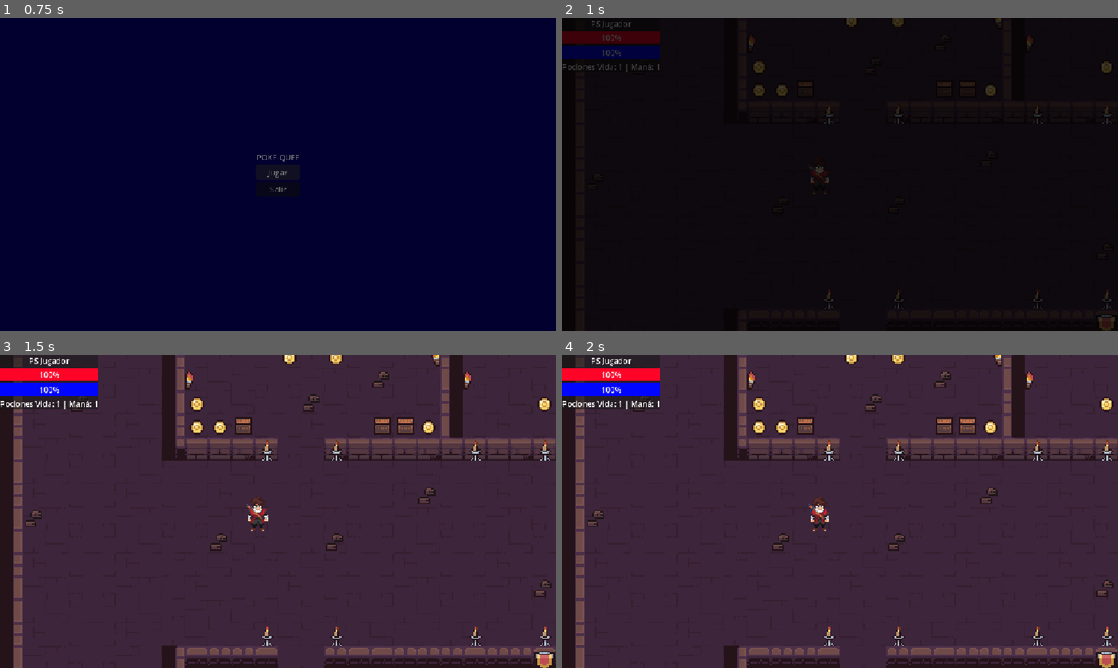
Above: before the commit, frames 1-4 (two rows, left to right).
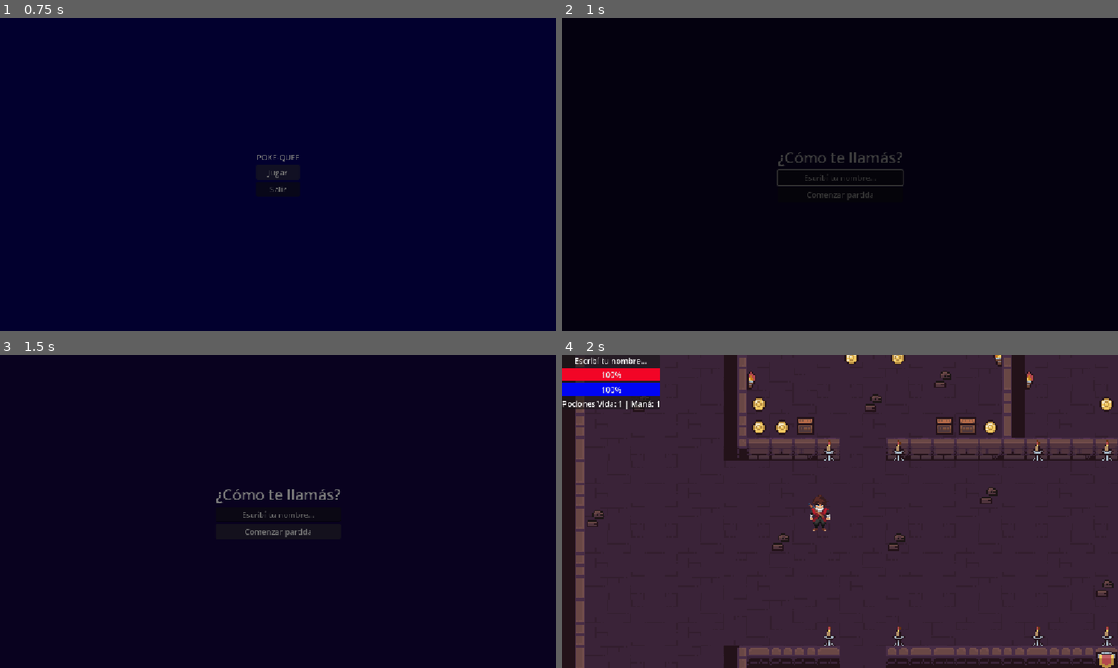
Above: after the commit, the same moments.

Repository: deffeu1/poke-que
Game: Godot game, scene res://escenas/MainMenu.tscn
Same seed, same stepped clock (60 frames per second), same inputs: the game is played once before the commit and once after it.
Inputs (mouse positions are in pixels of both pictures, inside the frame that each line leads up to):
- Up to frame 1 (0.75 s): click "Jugar" at 0.5 s
- Up to frame 2 (1 s): no input
- Up to frame 3 (1.5 s): click (278, 530) at 1.25 s, where only the run after the commit has a clickable "Comenzar partida"
- Up to frame 4 (2 s): no input

Frame 1 is identical in both runs. In frame 2, 3.3% of the frame differs, in the area x 0-100%, y 0-100%; in frame 3, 99%; in frame 4, 0.3%.

Commit message:
cosas detalles
despues sigo

Diff:
--- a/poke-quee/escenas/NameInput.tscn
+++ b/poke-quee/escenas/NameInput.tscn
@@ -1,4 +1,6 @@
 [gd_scene format=3 uid="uid://dk3x803n3ytbl"]
+
+[ext_resource type="Script" uid="uid://b82gamx620uqn" path="res://scripts/name_input.gd" id="1_nea13"]
 
 [node name="NameInput" type="Control" unique_id=2115304717]
 layout_mode = 3
@@ -7,3 +9,46 @@
 anchor_bottom = 1.0
 grow_horizontal = 2
 grow_vertical = 2
+script = ExtResource("1_nea13")
+
+[node name="ColorRect" type="ColorRect" parent="." unique_id=1970003798]
+layout_mode = 1
+anchors_preset = 15
+anchor_right = 1.0
+anchor_bottom = 1.0
+grow_horizontal = 2
+grow_vertical = 2
+color = Color(0.07693867, 0.018668618, 0.2565949, 1)
+
+[node name="VBoxContainer" type="VBoxContainer" parent="." unique_id=2099545968]
+layout_mode = 1
+anchors_preset = -1
+anchor_left = 0.388
+anchor_top = 0.439
+anchor_right = 0.61200005
+anchor_bottom = 0.56100005
+offset_left = -0.47601318
+offset_top = 0.02798462
+offset_right = 0.47595215
+offset_bottom = -0.028045654
+grow_horizontal = 2
+grow_vertical = 2
+
+[node name="Label" type="Label" parent="VBoxContainer" unique_id=406748453]
+layout_mode = 2
+theme_override_font_sizes/font_size = 31
+text = "¿Cómo te llamás?"
+horizontal_alignment = 1
+vertical_alignment = 1
+
+[node name="NameLineEdit" type="LineEdit" parent="VBoxContainer" unique_id=461227955]
+layout_mode = 2
+text = "Escribí tu nombre..."
+alignment = 1
+
+[node name="ConfirmButton" type="Button" parent="VBoxContainer" unique_id=1107397954]
+layout_mode = 2
+text = "Comenzar partida"
+
+[connection signal="text_submitted" from="VBoxContainer/NameLineEdit" to="." method="_on_name_line_edit_text_submitted"]
+[connection signal="pressed" from="VBoxContainer/ConfirmButton" to="." method="_on_confirm_button_pressed"]
--- a/poke-quee/escenas/world.tscn
+++ b/poke-quee/escenas/world.tscn
@@ -387,7 +387,6 @@
 position = Vector2(178, 739)
 
 [node name="HUD" type="CanvasLayer" parent="." unique_id=1951445157]
-visible = false
 
 [node name="PanelContainer" type="PanelContainer" parent="HUD" unique_id=1424944491]
 anchors_preset = -1
--- a/poke-quee/scripts/battle_scene.gd
+++ b/poke-quee/scripts/battle_scene.gd
@@ -19,6 +19,7 @@
 @onready var btn_bola_fuego: Button = $BottomBar/HBoxContainer/MenuPanel/AttacksMenu/BtnMove2
 @onready var btn_curar: Button = $BottomBar/HBoxContainer/MenuPanel/AttacksMenu/BtnMove3
 @onready var btn_mana: Button = $BottomBar/HBoxContainer/MenuPanel/AttacksMenu/BtnMana
+@onready var enemy_hud: Control = $EnemyHUD
 
 func _ready() -> void:
 	enemy_name_label.text = GameManager.current_enemy_name
@@ -58,6 +59,7 @@
 
 	if GameManager.is_boss_battle:
 		enemy_sprite.scale = Vector2(7.0, 7.0)
+		enemy_hud.position += Vector2(70.0, -20.0)
 	else:
 		enemy_sprite.scale = Vector2(4.0, 4.0)
 
@@ -79,7 +81,7 @@
 
 func turno_jugador() -> void:
 	state = State.PLAYER_TURN
-	dialog_label.text = "¿Qué vas a hacer?"
+	dialog_label.text = "¿Qué va a hacer " + GameManager.player_name + "?"
 	action_menu.visible = true
 	attacks_menu.visible = false
 
--- a/poke-quee/scripts/boss_enemy.gd
+++ b/poke-quee/scripts/boss_enemy.gd
@@ -77,8 +77,8 @@
 
 func mostrar_dialogo_revancha() -> void:
 	var lineas: Array[String] = [
-		boss_name + ": ¿Otra vez vos? Creí haberte aplastado la última vez... aunque esa energía que emanás es distinta.",
-		"Protagonista: Este poder es por el Guardián. ¡Hoy se termina todo!"
+		boss_name + ": ¿Otra vez vos, " + GameManager.player_name + "? Creí haberte aplastado la última vez... aunque esa energía que emanás es distinta.",
+		GameManager.player_name + ": Este poder es por el Guardián. ¡Hoy se termina todo!"
 	]
 
 	var capa := CanvasLayer.new()
--- a/poke-quee/scripts/main_menu.gd
+++ b/poke-quee/scripts/main_menu.gd
@@ -2,7 +2,7 @@
 
 func _on_btn_jugar_pressed() -> void:
 	GameManager.reset_game()
-	SceneTransition.cambiar_escena("res://escenas/world.tscn")
+	SceneTransition.cambiar_escena("res://escenas/NameInput.tscn")
 
 func _on_btn_salir_pressed() -> void:
 	get_tree().quit()
--- /dev/null
+++ b/poke-quee/scripts/name_input.gd
@@ -0,0 +1,20 @@
+extends Control
+
+@onready var name_input: LineEdit = $VBoxContainer/NameLineEdit
+
+func _ready() -> void:
+	name_input.grab_focus()
+
+func confirmar_nombre() -> void:
+	var texto_limpio := name_input.text.strip_edges()
+	if texto_limpio == "":
+		GameManager.player_name = "Héroe"
+	else:
+		GameManager.player_name = texto_limpio
+	SceneTransition.cambiar_escena("res://escenas/world.tscn")
+
+func _on_confirm_button_pressed() -> void:
+	confirmar_nombre()
+
+func _on_name_line_edit_text_submitted(_new_text: String) -> void:
+	confirmar_nombre()
--- a/poke-quee/scripts/npc_guardian.gd
+++ b/poke-quee/scripts/npc_guardian.gd
@@ -87,9 +87,9 @@
 	dialogue_box.visible = true
 
 	if GameManager.guardian_following:
-		dialogue_text.text = "Estoy justo detrás tuyo. ¡Tengamos cuidado con lo que hay más adelante!"
+		dialogue_text.text = "Estoy justo detrás tuyo, " + GameManager.player_name + ". ¡Tengamos cuidado con lo que hay más adelante!"
 	elif GameManager.has_key:
-		dialogue_text.text = "¡Conseguiste la llave! Ya abrí la puerta. Voy con vos, juntos tenemos más chances de salir."
+		dialogue_text.text = "¡Conseguiste la llave, " + GameManager.player_name + "! Ya abrí la puerta. Voy con vos, juntos tenemos más chances de salir."
 		GameManager.has_key = false
 		GameManager.gate_unlocked = true
 		GameManager.talked_to_guardian = true
@@ -100,7 +100,7 @@
 		dialogue_text.text = "¡Ey, no ataques! Yo no soy como esos salvajes. Necesito que me traigas la llave de esta puerta para poder salir de acá."
 		GameManager.talked_to_guardian = true
 	else:
-		dialogue_text.text = "¿Ya encontraste la llave? Seguí buscando por las otras salas y traémela."
+		dialogue_text.text = "¿Ya encontraste la llave, " + GameManager.player_name + "? Seguí buscando por las otras salas y traémela."
 
 func cerrar_dialogo() -> void:
 	hablando = false
--- a/poke-quee/scripts/world.gd
+++ b/poke-quee/scripts/world.gd
@@ -7,6 +7,7 @@
 @onready var potions_label: Label = $HUD/PanelContainer/VBoxContainer/PotionsLabel
 @onready var player_mana_bar: ProgressBar = $HUD/PanelContainer/VBoxContainer/PlayerMana
 @onready var hud: CanvasLayer = $HUD
+@onready var player_name_label: Label = $HUD/PanelContainer/VBoxContainer/PlayerName
 
 var dialogo_venganza_activo: bool = false
 var capa_dialogo: CanvasLayer = null
@@ -86,6 +87,8 @@
 	camera.limit_bottom = map_rect.end.y * tile_size.y
 
 func actualizar_hud() -> void:
+	if player_name_label != null:
+		player_name_label.text = GameManager.player_name
 	hp_bar.max_value = GameManager.player_max_hp
 	hp_bar.value = GameManager.player_hp
 	player_mana_bar.max_value = GameManager.player_max_mana
Not shown, added: poke-quee/scripts/name_input.gd.uid
